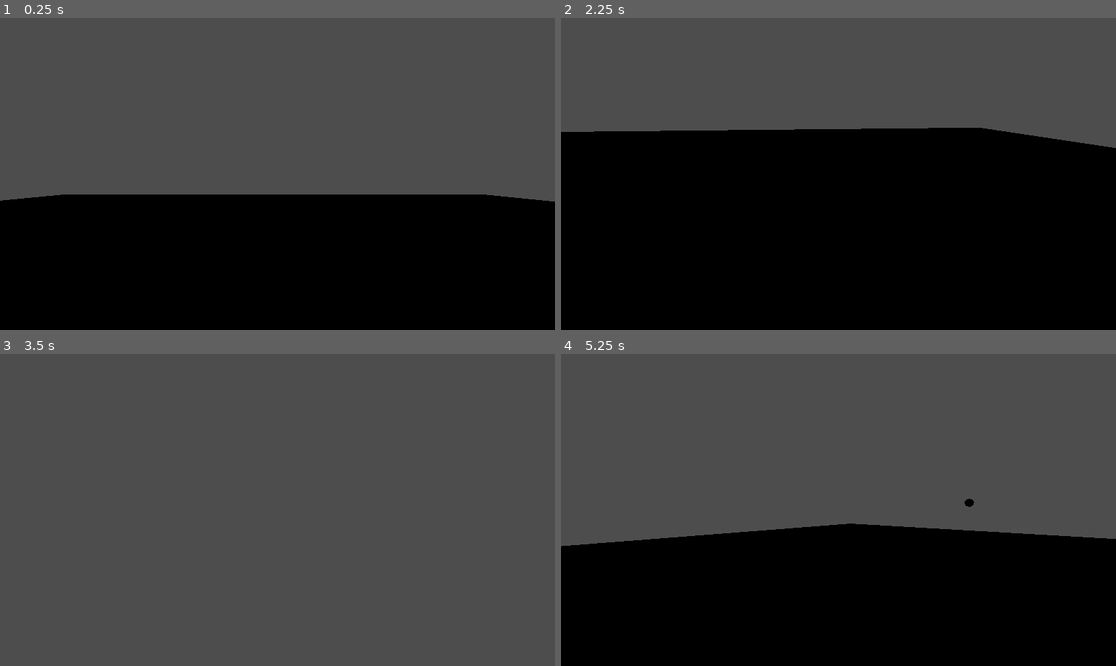
Above: before the commit, frames 1-4 (two rows, left to right).
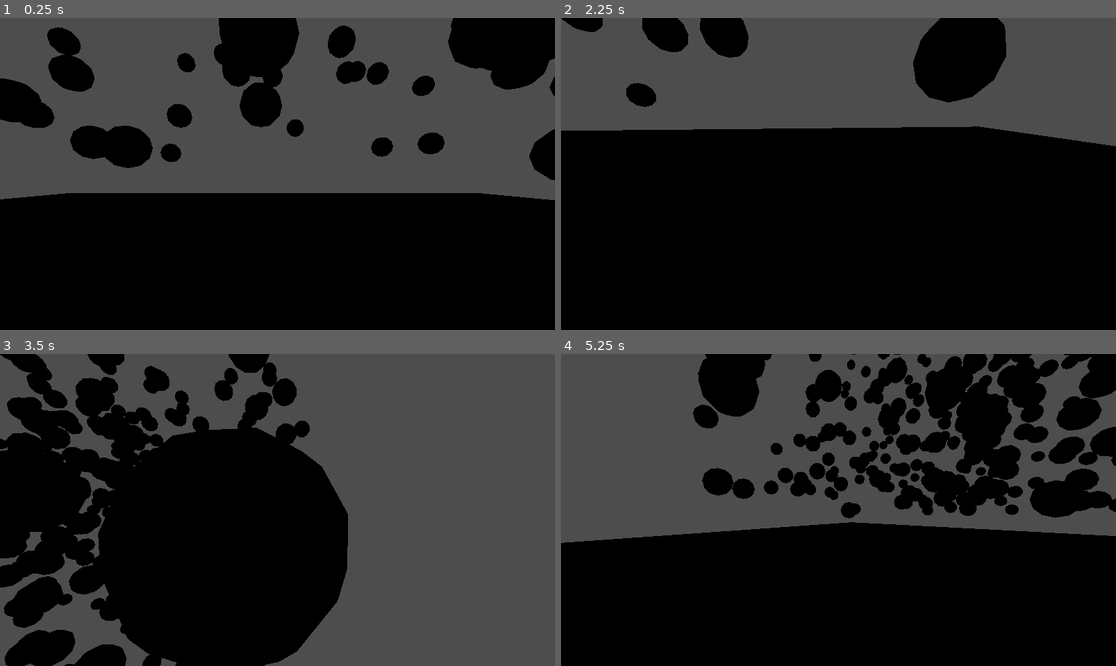
Above: after the commit, the same moments.

Repository: Aidan360/gameJamSpaceParkour
Game: Godot game, scene res://levels/game_node.tscn
The game is run twice, just before and just after one commit, with the same random seed, the same clock (stepped at 60 frames per second) and the same inputs.
Inputs (mouse positions are in pixels of both pictures, inside the frame that each line leads up to):
- Up to frame 1 (0.25 s): no input
- Up to frame 2 (2.25 s): tap Enter at 0.5 s; move the mouse to (960, 158) at 0.52 s; hold D (right) 0.53-1.28 s; move the mouse to (727, 189) at 1.27 s; hold S (back) 1.28-2.03 s; tap Space (up) at 2 s; move the mouse to (894, 105) at 2.02 s; hold D (right) from 2.03 s (still down)
- Up to frame 3 (3.5 s): move the mouse to (249, 572) at 2.77 s; release D (right) at 2.78 s; hold W (forward) from 2.78 s (still down)
- Up to frame 4 (5.25 s): move the mouse to (1005, 556) at 3.52 s; release W (forward) at 3.53 s; hold A (left) 3.53-5.03 s; move the mouse to (672, 463) at 4.27 s; tap Enter at 5 s; move the mouse to (866, 510) at 5.02 s; hold S (back) from 5.03 s (still down)

The runs differ from the first frame. In frame 1, 14% of the frame differs, in the area x 0-100%, y 0-59%; in frame 2, 6.2%; in frame 3, 46%, in the area x 0-63%, y 0-100%; in frame 4, 21%.
Error before the commit: Invalid access to property or key '0' on a base object of type 'Nil'. (res://levels/basic_level_gen.gd:29)

Commit message:
Update basic_level_gen.gd

Diff:
--- a/levels/basic_level_gen.gd
+++ b/levels/basic_level_gen.gd
@@ -47,6 +47,7 @@
 	var localZ = randRadius * sin(randTheta)
 	print("x: " + str(localX) + " y:" +str(localY) + " z: " + str(localZ))
 	var localVector = Vector3(localX,localY,localZ)
+	return(localVector)
 	# FUCK I NEED LIENAR ALGEBRA AHHHHHHHHHHHHHHHHHHHHHHHHHHH
 	# uhhh fuck fuck fuck fuck fuck fuck fuck fuck
 	# so first we gotta rotate it along a vector direction???
